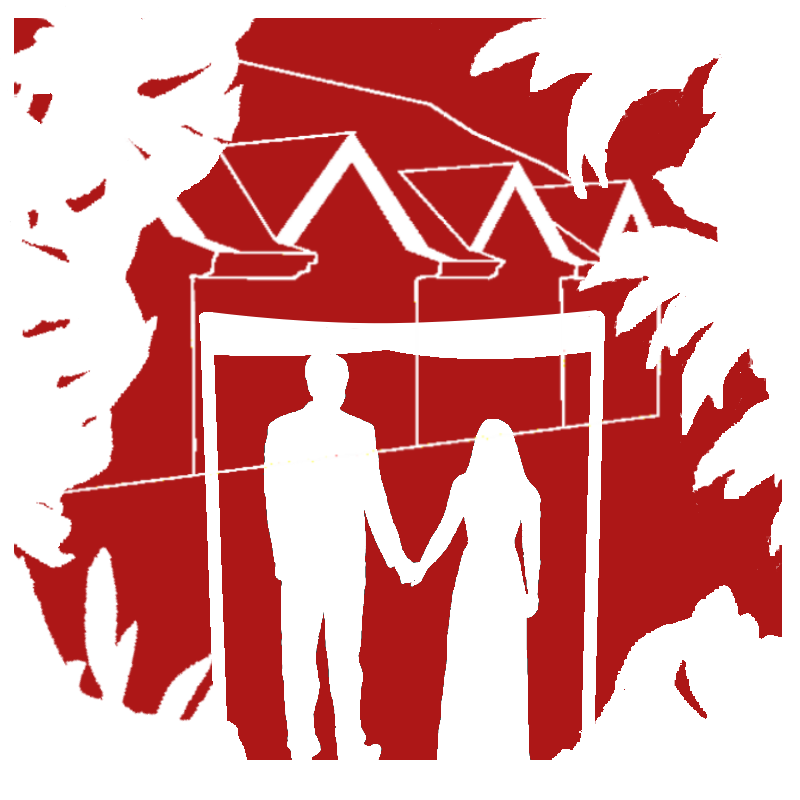
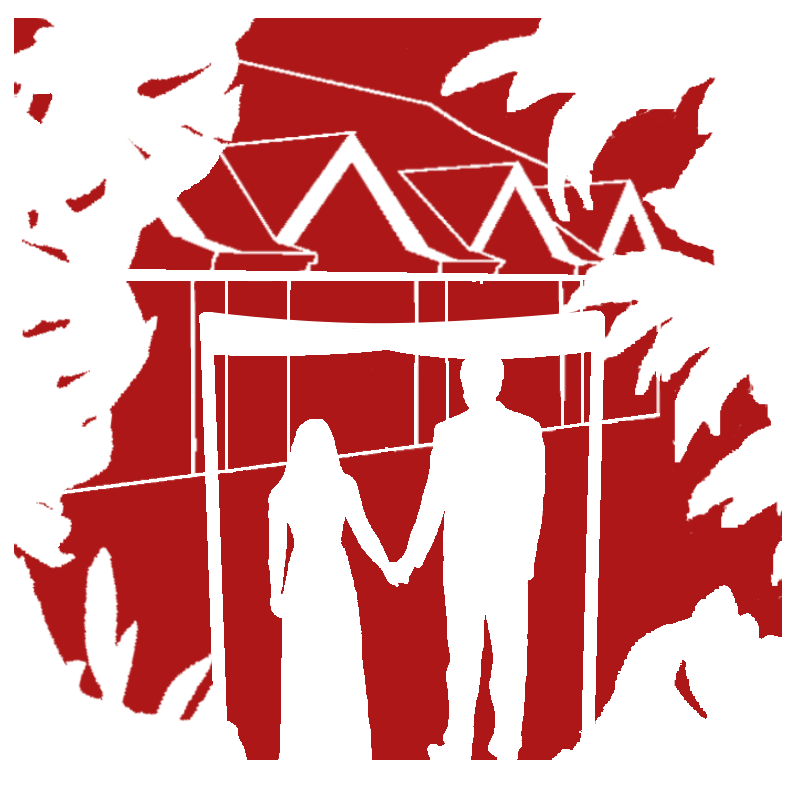
Before/after of a 800px x 800px layered artwork. What changed in the layer stack:
renamed "Pasted Layer#8" to "r lo plants", painted on it over [517, 552, 782, 760]
renamed "Pasted Layer#6" to "lt plants", painted on it over [62, 18, 724, 741]
renamed "Pasted Layer#5" to "rt plants", painted on it over [372, 18, 782, 603]
added layer "bldg withdoors" above "bldg with slants" over [62, 18, 681, 504]
renamed "Pasted Layer#2" to "bldg with slants", hid it, painted on it over [62, 18, 716, 504]
painted on "Pasted Layer#1" over [567, 316, 590, 355]
painted on "Pasted Layer" over [263, 354, 546, 760]
